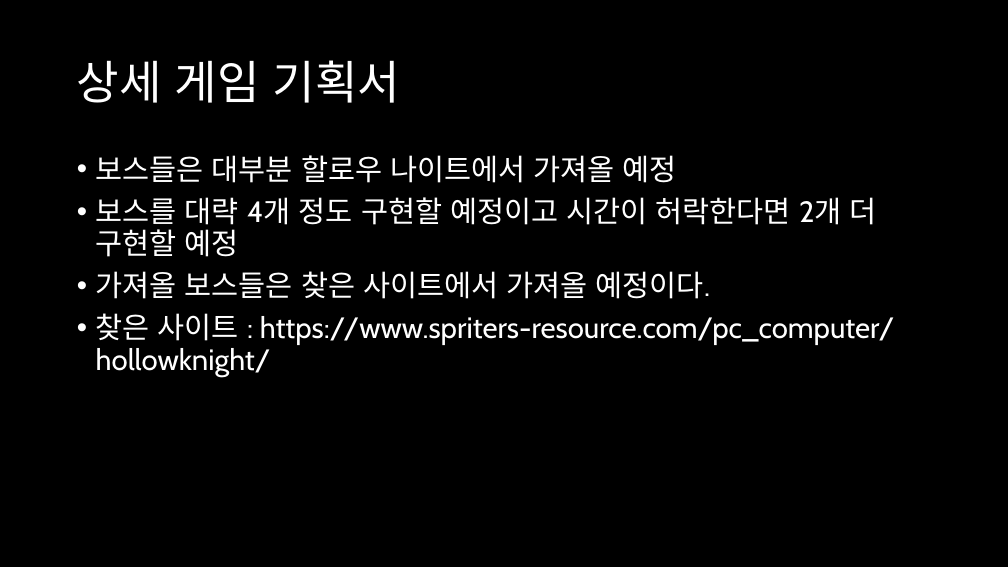
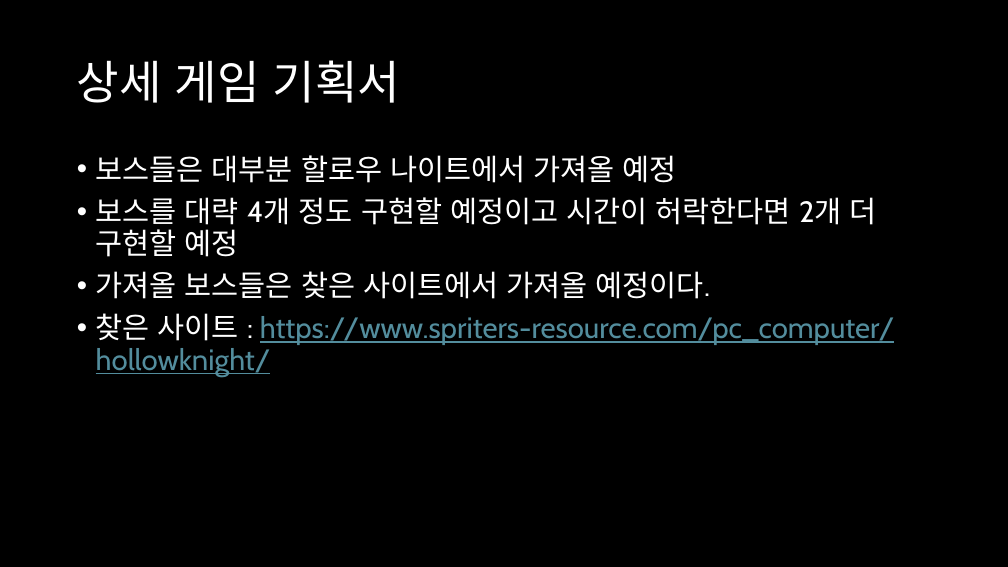
Before and after one commit to personiarr/2dgameprograming_project_2022182040, a slide deck: slide 6 of 만신전_발표자료.pptx. Drawn at 1008x567 pixels with LibreOffice and Linux fonts; fonts in the diff are those of the drawing. Boxes give left, top, right and bottom in pixels: in the first picture for what was removed or moved away, otherwise in the second. Text is boxed around its words. In the diff, an @@ line names an element or a change of style, - is before the commit and + after.

Commit message:
하이퍼링크 추가

```diff
--- a/만신전_발표자료.pptx
+++ b/만신전_발표자료.pptx
@@ text at (96,313,895,377): text colour #FFFFFF to #538D9D, underline on in "https://www.spriters-resource.com/pc_computer/hollowknight/" @@
```
